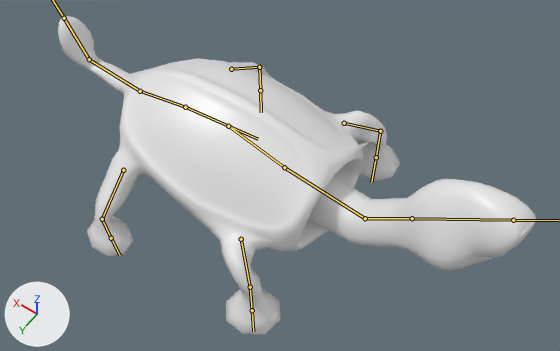
An edit to the FBX model Assets/Props/Mesh/turtlboiIDICE.fbx, drawn before and after from the same camera.
The view is the same before and after, from a 50 mm camera at (-3.85, 4.9, 8.52) aimed at (-0.42, 0.09, 0.96). Lighting does not change. The marker at lower left points along +X, +Y and +Z. Both versions are drawn at frame 27 of the action 'Armature|ArmatureAction'; the numbers are the values there. The bones that bend it are drawn over the model as lines.
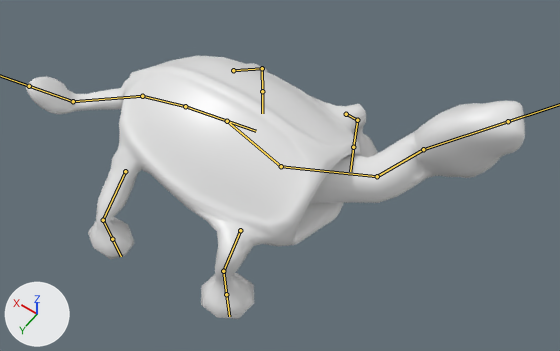
The edits, one by one:
Bone 'Base' (bone_base) turns from (0, 0, 0) to (0, 0, -6) degrees about its own x, y and z.
Bone 'Base2' (bone_base2) turns from (0, 0, 12) to (0, 0, 24) degrees about its own x, y and z.
Bone 'Neck' (bone_neck) turns from (0, 0, -8) to (27, 17, -14) degrees about its own x, y and z.
Bone 'Neck1' (bone_neck1) turns from (0, 0, -44) to (44, -18, 4) degrees about its own x, y and z.
Bone 'Head' (bone_head) turns from (-1, -10, 0) to (-38, -17, -58) degrees about its own x, y and z.
Bone 'shoulder.R' (bone_shoulder_r) turns from (27, 3, 37) to (9, -24, -18) degrees about its own x, y and z.
Bone 'Arm.R' (bone_arm_r) turns from (-24, -1, -34) to (-4, 14, 22) degrees about its own x, y and z.
Bone 'thigh.R' (bone_thigh_r) turns from (55, -1, -10) to (54, -2, -16) degrees about its own x, y and z.
Bone 'shoulder.L' (bone_shoulder_l) turns from (-11, -7, 45) to (-16, 24, -14) degrees about its own x, y and z.
Bone 'Arm.L' (bone_arm_l) turns from (11, -3, -43) to (13, -16, 15) degrees about its own x, y and z.
Bone 'thigh.L' (bone_thigh_l) turns from (-55, 9, 5) to (-56, 9, -2) degrees about its own x, y and z.
Bone 'Tail.001' (bone_tail_001) turns from (15, 0, 0) to (18, -37, 36) degrees about its own x, y and z.
Bone 'Tail2' (bone_tail2) turns from (58, 0, 0) to (42, 8, -6) degrees about its own x, y and z.

What differs and where, as boxes [x1, y1, x2, y2] in the pictures (560 x 351 px):
'Cube', posed (18% shorter)
    before: [58, 16, 536, 335]
    after: [26, 56, 525, 319]
bone 'Base', root to tip
    before: (185, 107) to (258, 139)
    after: (185, 106) to (256, 131)
bone 'Base2', root to tip
    before: (228, 126) to (284, 167)
    after: (227, 121) to (281, 166)
bone 'Neck', root to tip
    before: (284, 167) to (365, 218)
    after: (281, 166) to (377, 176)
bone 'Neck1', root to tip
    before: (365, 218) to (412, 218)
    after: (377, 176) to (423, 149)
bone 'Head', root to tip
    before: (412, 218) to (513, 220)
    after: (423, 149) to (508, 121)
bone 'shoulder.R', root to tip
    before: (241, 239) to (250, 287)
    after: (240, 230) to (223, 271)
bone 'Arm.R', root to tip
    before: (250, 287) to (252, 310)
    after: (223, 271) to (226, 294)
bone 'thigh.R', root to tip
    before: (123, 170) to (102, 219)
    after: (125, 171) to (103, 220)
bone 'shoulder.L', root to tip
    before: (344, 123) to (380, 131)
    after: (346, 114) to (357, 120)
bone 'Arm.L', root to tip
    before: (380, 131) to (376, 157)
    after: (357, 120) to (353, 147)
bone 'thigh.L', root to tip
    before: (231, 69) to (259, 67)
    after: (233, 70) to (262, 68)
bone 'Tail.001', root to tip
    before: (140, 91) to (89, 59)
    after: (142, 96) to (73, 101)
bone 'Tail2', root to tip
    before: (89, 59) to (64, 18)
    after: (73, 101) to (29, 86)
